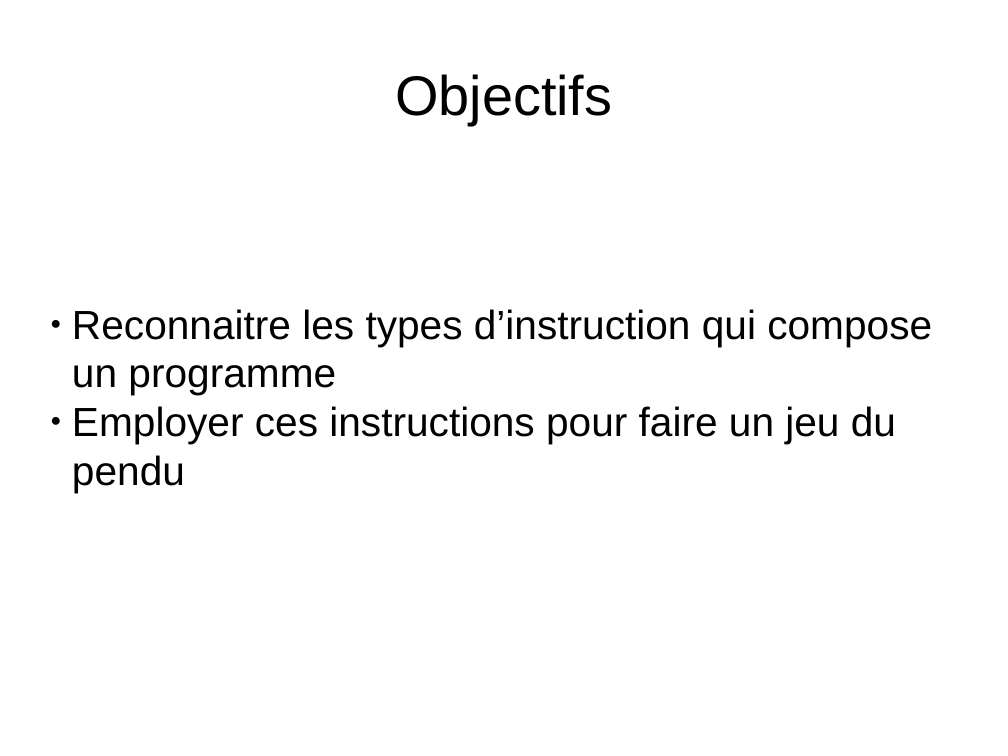
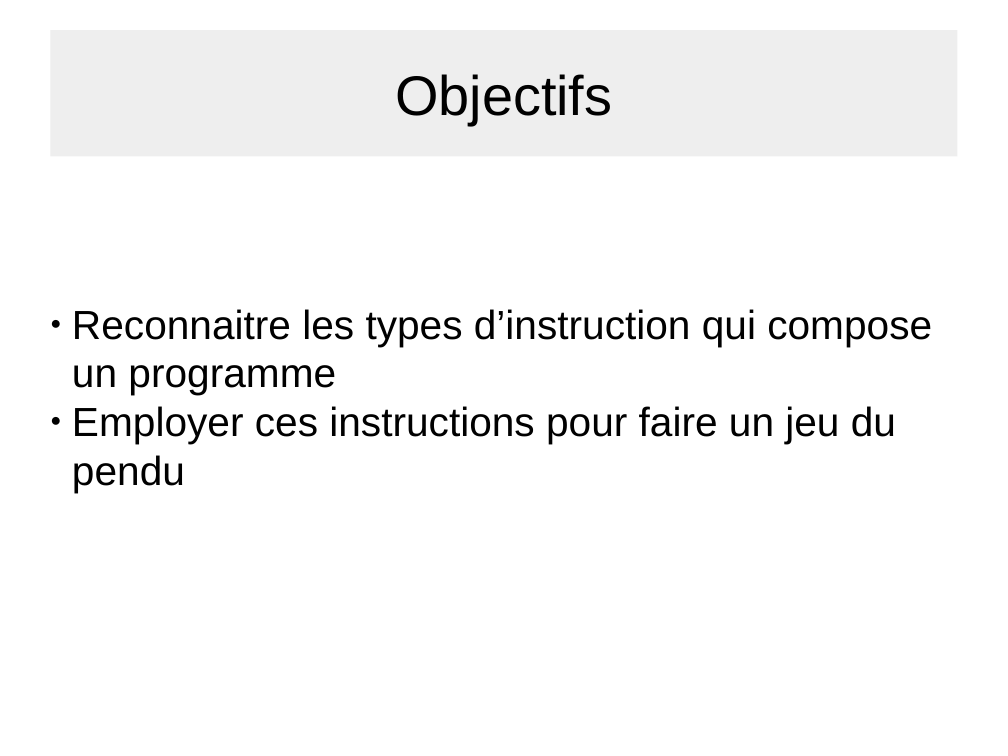
Before and after one commit to agoetschm/hangman, a slide deck: slide 1 of pres.odp. Drawn at 1008x756 pixels with LibreOffice and Linux fonts; fonts in the diff are those of the drawing. Boxes give left, top, right and bottom in pixels: in the first picture for what was removed or moved away, otherwise in the second. Text is boxed around its words. In the diff, an @@ line names an element or a change of style, - is before the commit and + after.

```diff
--- a/pres.odp
+++ b/pres.odp
@@ title "Objectifs": place and size @@
-title "Objectifs" at (395, 74, 612, 125)
+title "Objectifs" at (50, 30, 958, 156)
@@ title "Objectifs" at (50, 30, 958, 156): fill none to #EEEEEE @@
```
Also in this commit, not shown: 2 other slides changed, 1 other file.
